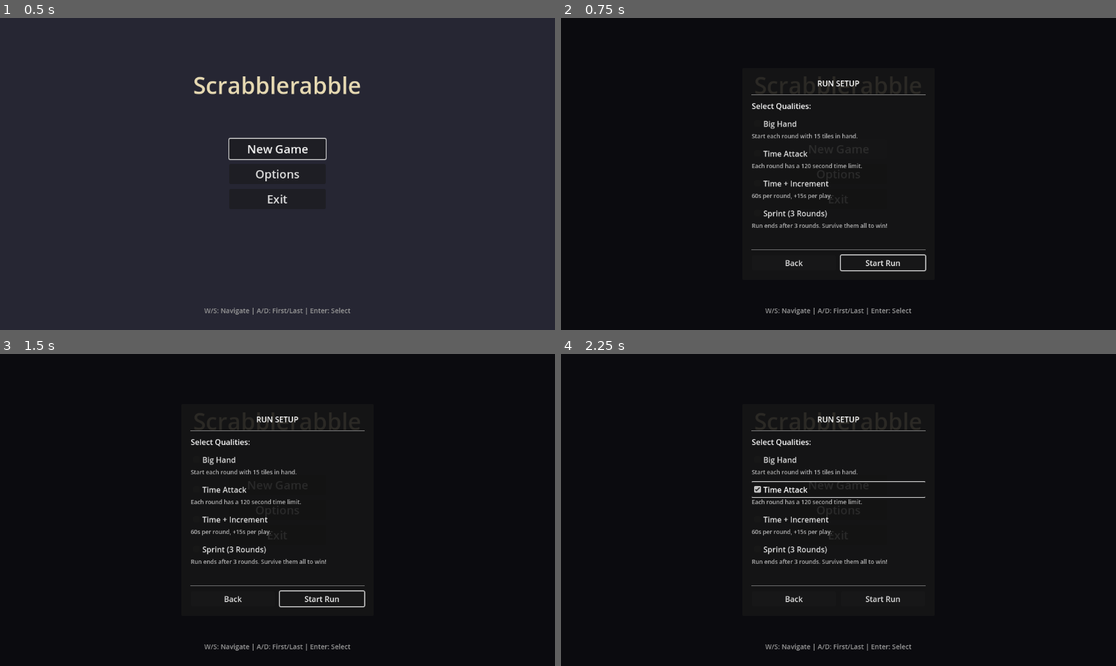
Above: before the commit, frames 1-4 (two rows, left to right).
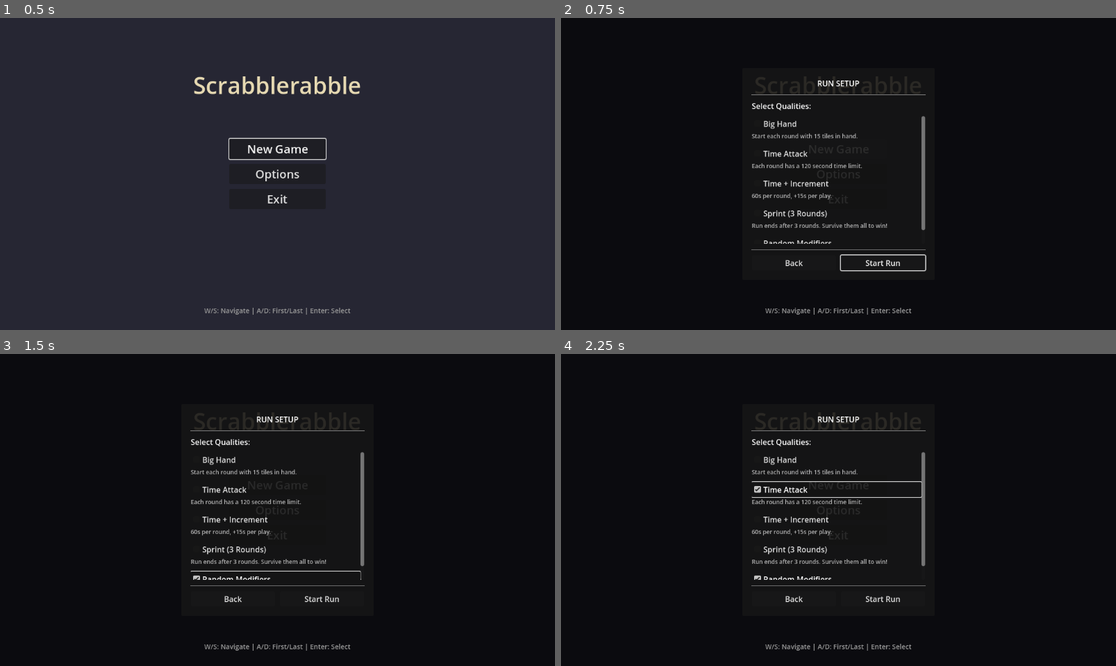
Above: after the commit, the same moments.

Repository: rcmilan/godot-scrabblerabble
Game: Godot game, scene res://scenes/title_screen/TitleScreen.tscn
Same seed, same stepped clock (60 frames per second), same inputs: the game is played once before the commit and once after it.
Inputs (mouse positions are in pixels of both pictures, inside the frame that each line leads up to):
- Up to frame 1 (0.5 s): no input
- Up to frame 2 (0.75 s): click "New Game" at 0.5 s
- Up to frame 3 (1.5 s): click (277, 578) at 1.25 s, where only the run after the commit has a clickable "Random Modifiers"
- Up to frame 4 (2.25 s): click "New Game" at 2 s

Frame 1 is identical in both runs. In frame 2, 0.3% of the frame differs, in the area x 36-66%, y 31-73%; in frame 3, 0.6%, in the area x 34-66%, y 31-82%; in frame 4, 0.4%.

Commit message:
feat: Implement modifier system with scoring behaviors and animations for tiles

Diff:
--- a/autoload/event_bus.gd
+++ b/autoload/event_bus.gd
@@ -112,6 +112,16 @@
 signal game_resumed()
 
 # =============================================================================
+# MODIFIER EVENTS
+# =============================================================================
+
+## Emitted when a modifier is applied to a tile.
+signal modifier_applied(tile: Tile, modifier: ModifierInstance)
+
+## Emitted when a consumable modifier is consumed after a play.
+signal modifier_consumed(tile: Tile, modifier_type: int)
+
+# =============================================================================
 # DRAG EVENTS
 # =============================================================================
 
--- a/autoload/tile_animator.gd
+++ b/autoload/tile_animator.gd
@@ -26,6 +26,7 @@
 var _glide_animation: GlideTileAnimation = null
 var _shake_animation: ShakeTileAnimation = null
 var _stomp_animation: StompTileAnimation = null
+var _spin_animation: SpinTileAnimation = null
 
 # =============================================================================
 # EXECUTORS (lazy-loaded)
@@ -35,6 +36,7 @@
 var _return_executor: ReturnAnimationExecutor = null
 var _shake_executor: ShakeAnimationExecutor = null
 var _stomp_executor: StompAnimationExecutor = null
+var _spin_executor: SpinAnimationExecutor = null
 
 
 func _ready() -> void:
@@ -92,6 +94,15 @@
 
 	_ensure_stomp_resources()
 	_stomp_executor.execute(tiles, _stomp_animation)
+
+
+## Animates a batch of tiles with a spin effect for MULTI modifier tiles.
+func animate_spin_batch(tiles: Array[Tile]) -> void:
+	if tiles.is_empty():
+		return
+
+	_ensure_spin_resources()
+	_spin_executor.execute(tiles, _spin_animation)
 
 
 ## Animates tiles returning to hand from a cancelled drag.
@@ -165,3 +176,10 @@
 		_stomp_animation = StompTileAnimation.new()
 	if _stomp_executor == null:
 		_stomp_executor = StompAnimationExecutor.new(_context)
+
+
+func _ensure_spin_resources() -> void:
+	if _spin_animation == null:
+		_spin_animation = SpinTileAnimation.new()
+	if _spin_executor == null:
+		_spin_executor = SpinAnimationExecutor.new(_context)
--- a/scenes/tile/tile.gd
+++ b/scenes/tile/tile.gd
@@ -37,6 +37,9 @@
 var point_modifier: int = 0        # Bonus/penalty to base points
 var is_wild: bool = false          # Wild card tile
 var is_locked: bool = false        # Cannot be moved once placed
+
+# === Composable Modifiers ===
+var modifiers: Dictionary = {}     # Keyed by ModifierTypes.Type → ModifierInstance
 
 # === Location State ===
 var location: TileLocation = TileLocation.IN_BAG
@@ -226,6 +229,73 @@
 
 
 # =============================================================================
+# MODIFIER MANAGEMENT
+# =============================================================================
+
+## Adds a modifier to this tile (one per type).
+func add_modifier(modifier: ModifierInstance) -> void:
+	modifiers[modifier.type] = modifier
+	_update_modifier_visual()
+	EventBus.modifier_applied.emit(self, modifier)
+
+
+## Removes a modifier by type.
+func remove_modifier(type: ModifierTypes.Type) -> void:
+	modifiers.erase(type)
+	_update_modifier_visual()
+
+
+## Clears all modifiers.
+func clear_modifiers() -> void:
+	modifiers.clear()
+	_update_modifier_visual()
+
+
+## Removes CONSUMABLE modifiers only (called after a play).
+func consume_modifiers() -> void:
+	var consumed: Array[int] = []
+	for type in modifiers.keys():
+		var mod: ModifierInstance = modifiers[type]
+		if mod.lifetime == ModifierTypes.Lifetime.CONSUMABLE:
+			consumed.append(type)
+	for type in consumed:
+		modifiers.erase(type)
+		EventBus.modifier_consumed.emit(self, type)
+	if not consumed.is_empty():
+		_update_modifier_visual()
+
+
+## Removes CONSUMABLE and PER_ROUND modifiers (called at round end).
+func clear_round_modifiers() -> void:
+	var to_remove: Array[int] = []
+	for type in modifiers.keys():
+		var mod: ModifierInstance = modifiers[type]
+		if mod.lifetime != ModifierTypes.Lifetime.PERMANENT:
+			to_remove.append(type)
+	for type in to_remove:
+		modifiers.erase(type)
+	if not to_remove.is_empty():
+		_update_modifier_visual()
+
+
+## Checks if the tile has a specific modifier type.
+func has_modifier(type: ModifierTypes.Type) -> bool:
+	return modifiers.has(type)
+
+
+## Returns the primary modifier type for animation selection.
+## Priority: MULTI > EXTRA > RESET > NONE.
+func get_primary_modifier_type() -> ModifierTypes.Type:
+	if modifiers.has(ModifierTypes.Type.MULTI):
+		return ModifierTypes.Type.MULTI
+	if modifiers.has(ModifierTypes.Type.EXTRA):
+		return ModifierTypes.Type.EXTRA
+	if modifiers.has(ModifierTypes.Type.RESET):
+		return ModifierTypes.Type.RESET
+	return ModifierTypes.Type.NONE
+
+
+# =============================================================================
 # RESET
 # =============================================================================
 
@@ -235,6 +305,7 @@
 	is_selected = false
 	is_locked = false
 	point_modifier = 0
+	modifiers.clear()
 	location = TileLocation.IN_BAG
 	selection_order = -1
 	scale = NORMAL_SCALE
@@ -326,6 +397,11 @@
 # === Private: Visual Updates ===
 
 const LOCKED_TINT: Color = Color(0.85, 0.85, 0.9, 1.0)  # Subtle blue-gray tint
+const MODIFIER_TINTS: Dictionary = {
+	ModifierTypes.Type.EXTRA: Color(0.85, 0.72, 0.53),   # Bronze
+	ModifierTypes.Type.MULTI: Color(0.6, 0.8, 1.0),      # Light blue
+	ModifierTypes.Type.RESET: Color(1.0, 0.5, 0.5),      # Reddish
+}
 
 func _update_visual() -> void:
 	if border:
@@ -335,7 +411,17 @@
 	if is_locked:
 		modulate = LOCKED_TINT
 	elif _drag == null or not _drag.is_dragging():
-		modulate = Color.WHITE
+		modulate = _get_modifier_tint()
+
+
+func _update_modifier_visual() -> void:
+	if _drag == null or not _drag.is_dragging():
+		modulate = _get_modifier_tint()
+
+
+func _get_modifier_tint() -> Color:
+	var primary: ModifierTypes.Type = get_primary_modifier_type()
+	return MODIFIER_TINTS.get(primary, Color.WHITE)
 
 
 ## Call this when the locked state changes to update visuals.
@@ -355,5 +441,8 @@
 
 func _on_mouse_exited() -> void:
 	if allow_hover_feedback:
-		# Restore appropriate color based on locked state
-		modulate = LOCKED_TINT if is_locked else Color.WHITE
+		# Restore appropriate color based on locked/modifier state
+		if is_locked:
+			modulate = LOCKED_TINT
+		else:
+			modulate = _get_modifier_tint()
--- /dev/null
+++ b/scripts/animation/spin/spin_animation_executor.gd
@@ -0,0 +1,54 @@
+extends AnimationExecutor
+class_name SpinAnimationExecutor
+
+## Executes spin animations for tiles with MULTI modifiers.
+## Tiles scale up, rotate 360 degrees with a glow, then return to normal.
+
+
+## Animates a batch of tiles with a spin effect.
+func execute(tiles: Array[Tile], strategy: SpinTileAnimation) -> void:
+	_context.is_animating = true
+	_context.emit_animation_started(tiles)
+
+	var completed_count_ref: Array = [0]
+	var total_tiles: int = tiles.size()
+
+	for i in tiles.size():
+		var tile: Tile = tiles[i]
+		var delay: float = i * strategy.stagger_delay
+
+		strategy.on_animation_start(tile)
+
+		var tween: Tween = _context.create_tween()
+
+		# Delay before starting
+		if delay > 0:
+			tween.tween_interval(delay)
+
+		# Phase 1: Spin up — scale up + start rotation + glow
+		tween.set_parallel(true)
+		tween.tween_property(tile, "scale", strategy.peak_scale, strategy.spin_up_duration) \
+			.set_ease(Tween.EASE_OUT) \
+			.set_trans(Tween.TRANS_BACK)
+		tween.tween_property(tile, "rotation", TAU, strategy.spin_up_duration + strategy.spin_down_duration) \
+			.set_ease(Tween.EASE_IN_OUT) \
+			.set_trans(Tween.TRANS_CUBIC)
+		tween.tween_property(tile, "modulate", strategy.glow_color, strategy.spin_up_duration) \
+			.set_ease(Tween.EASE_OUT) \
+			.set_trans(Tween.TRANS_QUAD)
+
+		# Phase 2: Spin down — return scale + fade glow
+		tween.set_parallel(false)
+		tween.tween_property(tile, "scale", Vector2.ONE, strategy.spin_down_duration) \
+			.set_ease(Tween.EASE_OUT) \
+			.set_trans(Tween.TRANS_ELASTIC)
+		tween.parallel().tween_property(tile, "modulate", Color.WHITE, strategy.spin_down_duration) \
+			.set_ease(Tween.EASE_IN) \
+			.set_trans(Tween.TRANS_QUAD)
+
+		_register_tween(tile, tween)
+		tween.finished.connect(
+			_create_batch_completion_callback(tile, tiles, strategy, completed_count_ref, total_tiles)
+		)
+
+	print("[SpinAnimationExecutor] Started spin for %d tiles" % tiles.size())
--- /dev/null
+++ b/scripts/animation/spin/spin_tile_animation.gd
@@ -0,0 +1,64 @@
+extends TileAnimationStrategy
+class_name SpinTileAnimation
+
+## Animation strategy for tiles with MULTI modifiers.
+## Tiles perform a scale pulse + 360 rotation + glow effect.
+
+# =============================================================================
+# CONFIGURATION
+# =============================================================================
+
+## Scale during the spin peak
+@export var peak_scale: Vector2 = Vector2(1.25, 1.25)
+
+## Duration of the spin-up phase (scale + rotation start)
+@export var spin_up_duration: float = 0.15
+
+## Duration of the spin-down phase (return to normal)
+@export var spin_down_duration: float = 0.20
+
+## Glow color during spin
+@export var glow_color: Color = Color(0.7, 0.9, 1.0, 1.0)
+
+
+func _init() -> void:
+	duration = 0.35
+	ease_type = Tween.EASE_OUT
+	trans_type = Tween.TRANS_BACK
+	stagger_delay = 0.06
+
+
+# =============================================================================
+# OVERRIDES
+# =============================================================================
+
+func get_start_position_offset() -> Vector2:
+	return Vector2.ZERO
+
+
+func get_start_properties() -> Dictionary:
+	return {
+		"scale": Vector2.ONE,
+		"modulate": Color.WHITE
+	}
+
+
+func get_end_properties() -> Dictionary:
+	return {
+		"scale": Vector2.ONE,
+		"modulate": Color.WHITE
+	}
+
+
+func on_animation_start(tile: Tile) -> void:
+	tile.mouse_filter = Control.MOUSE_FILTER_IGNORE
+	tile.z_index = 50
+	var tile_size: Vector2 = tile.size if tile.size != Vector2.ZERO else Vector2(64, 64)
+	tile.pivot_offset = tile_size / 2.0
+
+
+func on_animation_complete(tile: Tile) -> void:
+	tile.mouse_filter = Control.MOUSE_FILTER_STOP
+	tile.z_index = 0
+	tile.pivot_offset = Vector2.ZERO
+	tile.rotation = 0.0
--- a/scripts/controllers/play_handler.gd
+++ b/scripts/controllers/play_handler.gd
@@ -67,7 +67,23 @@
 
 	_selection.deselect_all()
 
-	TileAnimator.animate_stomp_batch(unplayed_tiles)
+	# Split tiles by modifier type for distinct animations
+	var multi_tiles: Array[Tile] = []
+	var normal_tiles: Array[Tile] = []
+	for tile in unplayed_tiles:
+		if tile.has_modifier(ModifierTypes.Type.MULTI):
+			multi_tiles.append(tile)
+		else:
+			normal_tiles.append(tile)
+
+	# Consume CONSUMABLE modifiers after locking
+	for tile in unplayed_tiles:
+		tile.consume_modifiers()
+
+	if not normal_tiles.is_empty():
+		TileAnimator.animate_stomp_batch(normal_tiles)
+	if not multi_tiles.is_empty():
+		TileAnimator.animate_spin_batch(multi_tiles)
 
 	EventBus.tiles_played.emit(unplayed_tiles, words)
 	play_completed.emit(unplayed_tiles, words)
--- /dev/null
+++ b/scripts/domain/modifiers/behaviors/extra_behavior.gd
@@ -0,0 +1,19 @@
+class_name ExtraBehavior
+extends ModifierBehavior
+
+## ExtraBehavior: Additive bonus to tile score.
+## Bronze +2, Silver +5, Gold +10. Priority 10 (applies after reset check).
+
+const BONUS: Dictionary = {
+	ModifierTypes.Tier.BRONZE: 2,
+	ModifierTypes.Tier.SILVER: 5,
+	ModifierTypes.Tier.GOLD: 10,
+}
+
+
+func get_priority() -> int:
+	return 10
+
+
+func compute(base_score: int, tier: ModifierTypes.Tier) -> int:
+	return base_score + BONUS.get(tier, 0)
--- /dev/null
+++ b/scripts/domain/modifiers/behaviors/modifier_behavior.gd
@@ -0,0 +1,12 @@
+class_name ModifierBehavior
+extends RefCounted
+
+## ModifierBehavior: Strategy base class for modifier scoring behaviors.
+## Subclasses override compute() to apply their effect to a tile's base score.
+
+func get_priority() -> int:
+	return 0
+
+
+func compute(base_score: int, _tier: ModifierTypes.Tier) -> int:
+	return base_score
--- /dev/null
+++ b/scripts/domain/modifiers/behaviors/multi_behavior.gd
@@ -0,0 +1,19 @@
+class_name MultiBehavior
+extends ModifierBehavior
+
+## MultiBehavior: Multiplicative bonus to tile score.
+## Bronze x2, Silver x3, Gold x5. Priority 20 (applies last).
+
+const MULTIPLIER: Dictionary = {
+	ModifierTypes.Tier.BRONZE: 2,
+	ModifierTypes.Tier.SILVER: 3,
+	ModifierTypes.Tier.GOLD: 5,
+}
+
+
+func get_priority() -> int:
+	return 20
+
+
+func compute(base_score: int, tier: ModifierTypes.Tier) -> int:
+	return base_score * MULTIPLIER.get(tier, 1)
--- /dev/null
+++ b/scripts/domain/modifiers/behaviors/reset_behavior.gd
@@ -0,0 +1,12 @@
+class_name ResetBehavior
+extends ModifierBehavior
+
+## ResetBehavior: Short-circuits tile score to 0.
+## Priority 0 (runs first, before extra and multi).
+
+func get_priority() -> int:
+	return 0
+
+
+func compute(_base_score: int, _tier: ModifierTypes.Tier) -> int:
+	return 0
--- /dev/null
+++ b/scripts/domain/modifiers/modifier_instance.gd
@@ -0,0 +1,21 @@
+class_name ModifierInstance
+extends RefCounted
+
+## ModifierInstance: Value object representing a modifier attached to a tile.
+
+var type: ModifierTypes.Type = ModifierTypes.Type.NONE
+var tier: ModifierTypes.Tier = ModifierTypes.Tier.BRONZE
+var lifetime: ModifierTypes.Lifetime = ModifierTypes.Lifetime.CONSUMABLE
+var behavior: ModifierBehavior = null
+
+
+func _init(
+	p_type: ModifierTypes.Type = ModifierTypes.Type.NONE,
+	p_tier: ModifierTypes.Tier = ModifierTypes.Tier.BRONZE,
+	p_lifetime: ModifierTypes.Lifetime = ModifierTypes.Lifetime.CONSUMABLE,
+	p_behavior: ModifierBehavior = null
+) -> void:
+	type = p_type
+	tier = p_tier
+	lifetime = p_lifetime
+	behavior = p_behavior
--- /dev/null
+++ b/scripts/domain/modifiers/modifier_registry.gd
@@ -0,0 +1,33 @@
+class_name ModifierRegistry
+extends RefCounted
+
+## ModifierRegistry: Static factory for creating modifier instances.
+## Same pattern as QualityRegistry — auto-initializes on first use.
+
+static var _behaviors: Dictionary = {}
+static var _initialized: bool = false
+
+
+static func get_behavior(type: ModifierTypes.Type) -> ModifierBehavior:
+	_ensure_initialized()
+	return _behaviors.get(type, null)
+
+
+static func create_modifier(
+	type: ModifierTypes.Type,
+	tier: ModifierTypes.Tier = ModifierTypes.Tier.BRONZE,
+	lifetime: ModifierTypes.Lifetime = ModifierTypes.Lifetime.CONSUMABLE
+) -> ModifierInstance:
+	_ensure_initialized()
+	var behavior: ModifierBehavior = _behaviors.get(type, null)
+	return ModifierInstance.new(type, tier, lifetime, behavior)
+
+
+static func _ensure_initialized() -> void:
+	if _initialized:
+		return
+	_initialized = true
+
+	_behaviors[ModifierTypes.Type.EXTRA] = ExtraBehavior.new()
+	_behaviors[ModifierTypes.Type.MULTI] = MultiBehavior.new()
+	_behaviors[ModifierTypes.Type.RESET] = ResetBehavior.new()
--- /dev/null
+++ b/scripts/domain/modifiers/modifier_scoring.gd
@@ -0,0 +1,35 @@
+class_name ModifierScoring
+extends RefCounted
+
+## ModifierScoring: Pure scoring pipeline for tile modifiers.
+## Sorts modifiers by priority and applies them in order.
+## Reset (0) → Extra (10) → Multi (20).
+
+static func compute_tile_score(base_score: int, modifiers: Dictionary) -> Dictionary:
+	if modifiers.is_empty():
+		return {"score": base_score, "modifiers_applied": []}
+
+	# Collect modifier instances and sort by behavior priority
+	var sorted: Array[ModifierInstance] = []
+	for mod in modifiers.values():
+		if mod is ModifierInstance and mod.behavior != null:
+			sorted.append(mod)
+
+	sorted.sort_custom(func(a: ModifierInstance, b: ModifierInstance) -> bool:
+		return a.behavior.get_priority() < b.behavior.get_priority()
+	)
+
+	var score: int = base_score
+	var applied: Array[Dictionary] = []
+
+	for mod in sorted:
+		var before: int = score
+		score = mod.behavior.compute(score, mod.tier)
+		applied.append({
+			"type": mod.type,
+			"tier": mod.tier,
+			"before": before,
+			"after": score,
+		})
+
+	return {"score": score, "modifiers_applied": applied}
--- /dev/null
+++ b/scripts/domain/modifiers/modifier_types.gd
@@ -0,0 +1,7 @@
+class_name ModifierTypes
+
+## ModifierTypes: Enums for the tile modifier system.
+
+enum Type { NONE, EXTRA, MULTI, RESET }
+enum Lifetime { CONSUMABLE, PER_ROUND, PERMANENT }
+enum Tier { BRONZE, SILVER, GOLD }
--- a/scripts/domain/qualities/quality_registry.gd
+++ b/scripts/domain/qualities/quality_registry.gd
@@ -59,3 +59,4 @@
 	_factories[&"time_attack"] = func() -> RunQuality: return TimeAttackQuality.new()
 	_factories[&"limited_time_with_increment"] = func() -> RunQuality: return LimitedTimeWithIncrementQuality.new()
 	_factories[&"max_score_in_n_rounds"] = func() -> RunQuality: return MaxScoreInNRoundsQuality.new()
+	_factories[&"random_modifiers"] = func() -> RunQuality: return RandomModifiersQuality.new()
--- /dev/null
+++ b/scripts/domain/qualities/random_modifiers_quality.gd
@@ -0,0 +1,95 @@
+class_name RandomModifiersQuality
+extends RunQuality
+
+## RandomModifiersQuality: Randomly assigns modifiers to tiles at round start.
+## Each tile in the bag has a chance to receive a weighted random modifier.
+
+# =============================================================================
+# CONFIGURATION
+# =============================================================================
+
+const MODIFIER_CHANCE: float = 0.5
+
+const TYPE_WEIGHTS: Dictionary = {
+	ModifierTypes.Type.EXTRA: 50,
+	ModifierTypes.Type.MULTI: 35,
+	ModifierTypes.Type.RESET: 15,
+}
+
+const TIER_WEIGHTS: Dictionary = {
+	ModifierTypes.Tier.BRONZE: 60,
+	ModifierTypes.Tier.SILVER: 30,
+	ModifierTypes.Tier.GOLD: 10,
+}
+
+# =============================================================================
+# IDENTITY
+# =============================================================================
+
+func get_quality_id() -> StringName:
+	return &"random_modifiers"
+
+
+func get_quality_name() -> String:
+	return "Random Modifiers"
+
+
+func get_description() -> String:
+	return "Tiles may carry random scoring modifiers each round."
+
+# =============================================================================
+# LIFECYCLE
+# =============================================================================
+
+func on_round_started(_round_number: int) -> void:
+	_assign_modifiers_to_bag()
+
+
+# =============================================================================
+# PRIVATE
+# =============================================================================
+
+func _assign_modifiers_to_bag() -> void:
+	var count: int = 0
+	for tile in TileBag.available_tiles:
+		if randf() < MODIFIER_CHANCE:
+			var type: ModifierTypes.Type = _pick_weighted_type()
+			var tier: ModifierTypes.Tier = _pick_weighted_tier()
+			var modifier: ModifierInstance = ModifierRegistry.create_modifier(
+				type, tier, ModifierTypes.Lifetime.CONSUMABLE
+			)
+			tile.add_modifier(modifier)
+			count += 1
+	print("[RandomModifiers] Assigned %d modifiers to %d available tiles" % [
+		count, TileBag.available_tiles.size()
+	])
+
+
+func _pick_weighted_type() -> ModifierTypes.Type:
+	var total: int = 0
+	for w in TYPE_WEIGHTS.values():
+		total += w
+
+	var roll: int = randi() % total
+	var cumulative: int = 0
+	for type in TYPE_WEIGHTS.keys():
+		cumulative += TYPE_WEIGHTS[type]
+		if roll < cumulative:
+			return type
+
+	return ModifierTypes.Type.EXTRA
+
+
+func _pick_weighted_tier() -> ModifierTypes.Tier:
+	var total: int = 0
+	for w in TIER_WEIGHTS.values():
+		total += w
+
+	var roll: int = randi() % total
+	var cumulative: int = 0
+	for tier in TIER_WEIGHTS.keys():
+		cumulative += TIER_WEIGHTS[tier]
+		if roll < cumulative:
+			return tier
+
+	return ModifierTypes.Tier.BRONZE
--- a/scripts/logic/word_validator.gd
+++ b/scripts/logic/word_validator.gd
@@ -94,8 +94,9 @@
 		var cell: BoardCell = cells[i] if i < cells.size() else null
 
 		var base: int = tile.get_points()
+		var modifier_result: Dictionary = ModifierScoring.compute_tile_score(base, tile.modifiers)
 		var letter_mult: int = cell.get_letter_multiplier() if cell else 1
-		var tile_score: int = base * letter_mult
+		var tile_score: int = modifier_result.score * letter_mult
 
 		letter_score += tile_score
 
@@ -105,6 +106,8 @@
 		breakdown.append({
 			"letter": tile.letter,
 			"base": base,
+			"modifier_score": modifier_result.score,
+			"modifiers_applied": modifier_result.modifiers_applied,
 			"letter_mult": letter_mult,
 			"tile_score": tile_score
 		})
